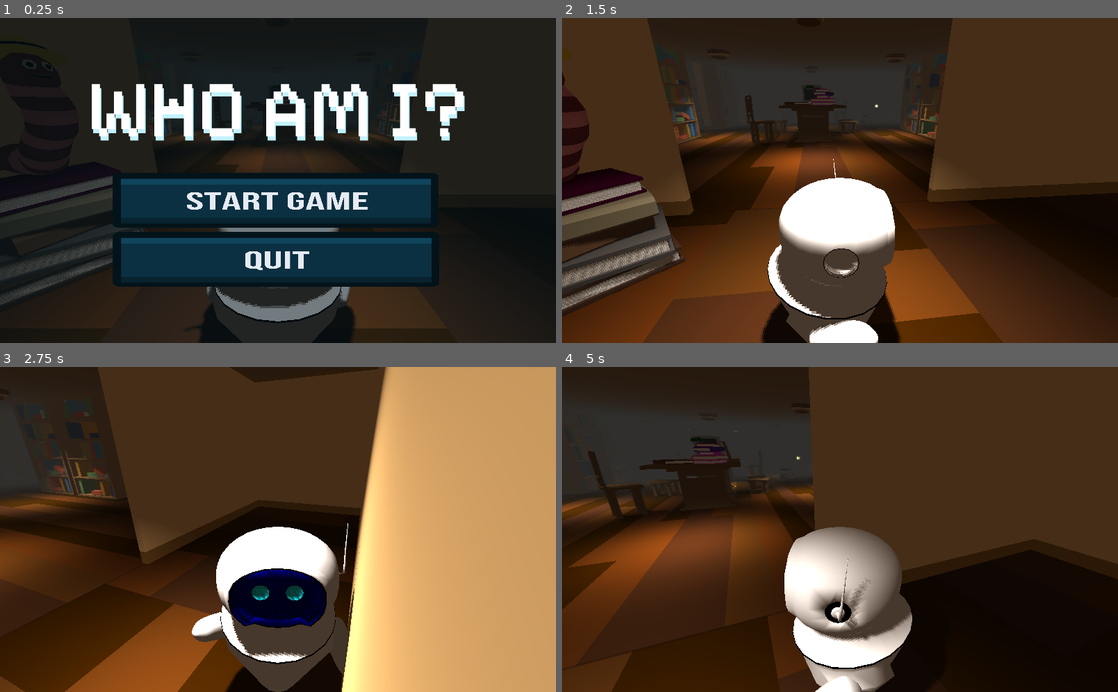
Above: before the commit, frames 1-4 (two rows, left to right).
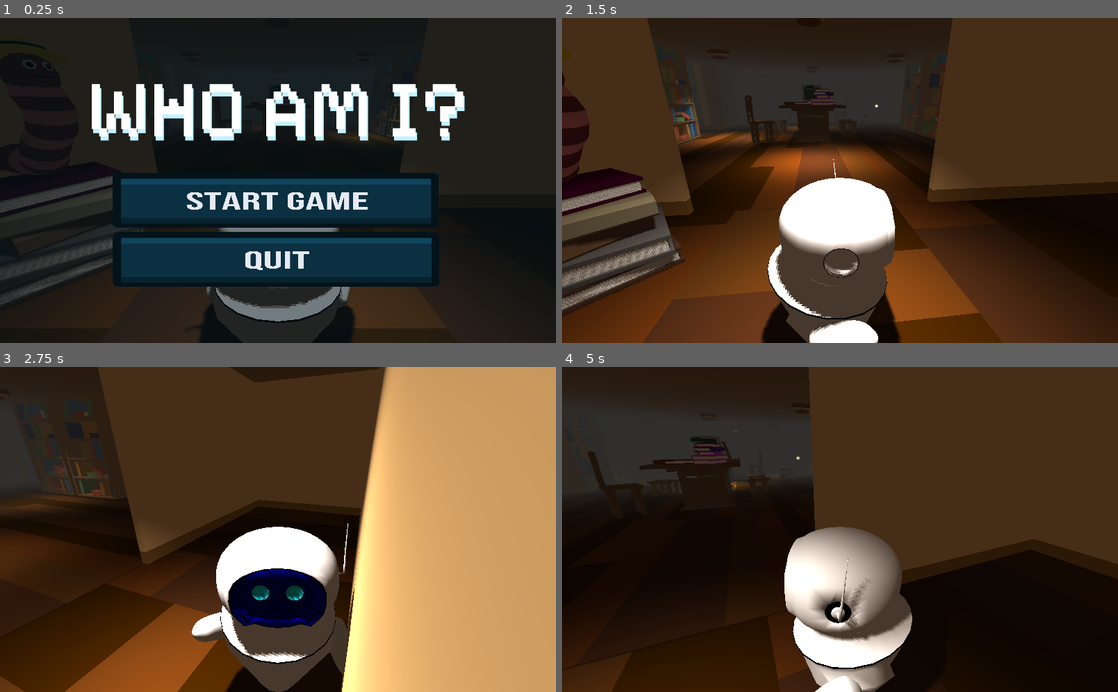
Above: after the commit, the same moments.

Repository: selinanatschke/3dprog
Game: Godot game, scene res://map/Main.tscn
Same seed, same stepped clock (60 frames per second), same inputs: the game is played once before the commit and once after it.
Inputs (mouse positions are in pixels of both pictures, inside the frame that each line leads up to):
- Up to frame 1 (0.25 s): no input
- Up to frame 2 (1.5 s): click "START GAME" at 0.5 s; move the mouse to (962, 164) at 1.27 s; hold Right (move_right) from 1.28 s (still down); click (962, 164) at 1.42 s
- Up to frame 3 (2.75 s): tap Space (jump) at 1.52, 2.27 s; move the mouse to (166, 545) at 2.02 s; release Right (move_right) at 2.03 s; hold Down (move_back) from 2.03 s (still down)
- Up to frame 4 (5 s): move the mouse to (895, 458) at 2.77 s; release Down (move_back) at 2.78 s; hold Right (move_right) 2.78-3.53 s; move the mouse to (812, 594) at 3.52 s; hold Up (move_forward) 3.53-4.28 s; click (812, 594) at 3.67 s; tap Space (jump) at 3.77, 4.52 s; move the mouse to (1006, 578) at 4.27 s; hold Left (move_left) from 4.28 s (still down)

The runs differ from the first frame. In frame 1, 1.7% of the frame differs, in the area x 27-64%, y 30-48%; in frame 2, 0.7%; in frame 3, 1.9%; in frame 4, 14%, in the area x 0-46%, y 33-92%.

Commit message:
added light flicker
added light flicker script to deckenlampe spotlight

Diff:
--- a/game2/blender/mainLamp/deckenlampe.tscn
+++ b/game2/blender/mainLamp/deckenlampe.tscn
@@ -1,6 +1,7 @@
-[gd_scene load_steps=2 format=2]
+[gd_scene load_steps=3 format=2]
 
 [ext_resource path="res://blender/mainLamp/deckenlampe.glb" type="PackedScene" id=1]
+[ext_resource path="res://blender/mainLamp/spotLightFlicker.gd" type="Script" id=2]
 
 [node name="deckenlampe" instance=ExtResource( 1 )]
 
@@ -14,3 +15,4 @@
 shadow_reverse_cull_face = true
 spot_range = 13.4562
 spot_angle = 50.625
+script = ExtResource( 2 )
--- /dev/null
+++ b/game2/blender/mainLamp/spotLightFlicker.gd
@@ -0,0 +1,44 @@
+extends SpotLight
+
+# Variables to control the flicker effect
+export (float) var min_intensity = 1.5
+export (float) var max_intensity = 5
+export (float) var flicker_speed = 0.1
+export (float) var pause_duration = 1.0
+
+# Internal timer and state to control flickering and pauses
+var flicker_timer = 0.0
+var pause_timer = 0.0
+var is_flickering = true
+
+func _ready():
+	# Initialize the light's energy
+	randomize()
+	light_energy = randf_range(min_intensity, max_intensity)
+	# Set initial timers
+	flicker_timer = flicker_speed
+	pause_timer = pause_duration
+
+func _process(delta):
+	if is_flickering:
+		flicker_timer -= delta
+		if flicker_timer <= 0:
+			# Set a new random flicker interval
+			flicker_timer = flicker_speed
+			# Randomly change the light's energy
+			light_energy = randf_range(min_intensity, max_intensity)
+			# Chance to switch to pause state
+			if randi() % 5 == 0:  # Randomly decide to pause (20% chance)
+				is_flickering = false
+				# Set light to max intensity or turn it off during pause
+				light_energy = max_intensity if randf() > 0.5 else 0.0
+	else:
+		pause_timer -= delta
+		if pause_timer <= 0:
+			# End pause and switch back to flickering
+			is_flickering = true
+			pause_timer = pause_duration
+
+# Utility function to get a random float between a range
+func randf_range(min_val: float, max_val: float) -> float:
+	return lerp(min_val, max_val, randf())
